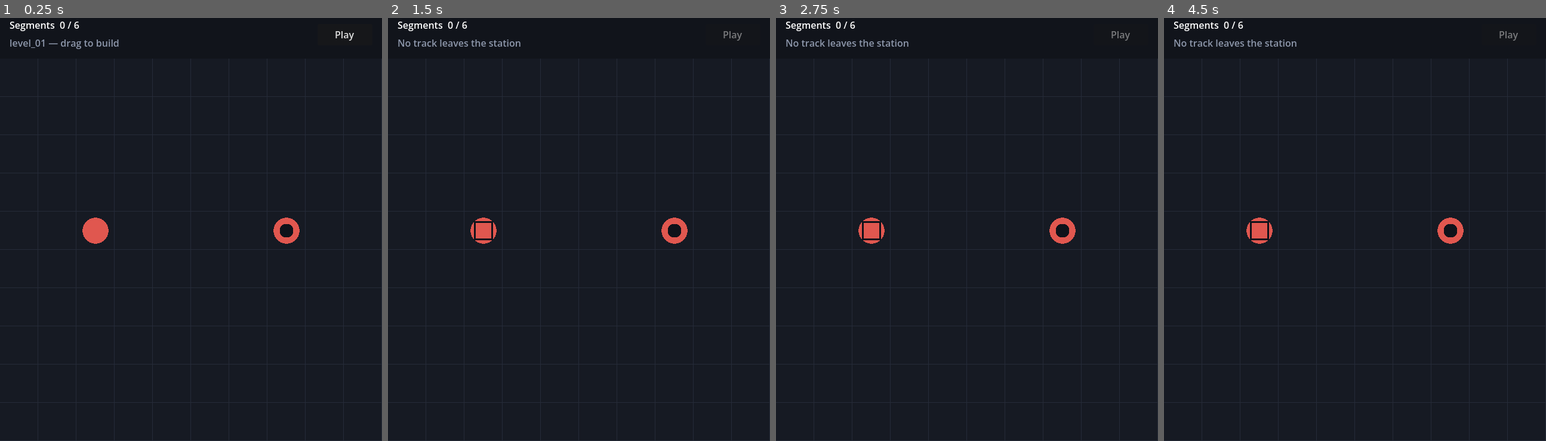
Above: before the commit, frames 1-4 (left to right).
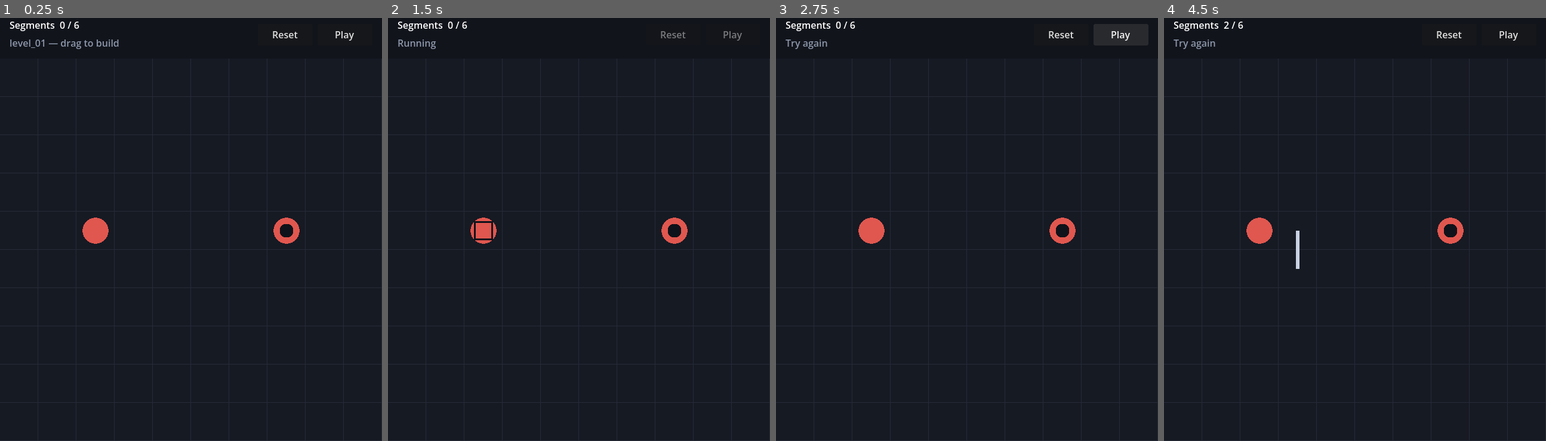
Above: after the commit, the same moments.

Repository: forestwow/movethetrack
Game: Godot game, scene res://scenes/Main.tscn
The game is run twice, just before and just after one commit, with the same random seed, the same clock (stepped at 60 frames per second) and the same inputs.
Inputs (mouse positions are in pixels of both pictures, inside the frame that each line leads up to):
- Up to frame 1 (0.25 s): no input
- Up to frame 2 (1.5 s): click "Play" (after the commit: "Reset") at 0.5 s; click (731, 34) at 1.25 s, where only the run after the commit has a clickable "Play"
- Up to frame 3 (2.75 s): click (1119, 34) at 2 s, where only the run before the commit has a clickable "Play"
- Up to frame 4 (4.5 s): click (1507, 34) at 2.75 s, where only the run after the commit has a clickable "Play"; tap Enter at 3.5 s; move the mouse to (1439, 204) at 3.52 s; hold Shift 3.53-4.25 s; click (1439, 204) at 3.67 s; drag from (1278, 246) to (1335, 309) at 4.27 s

The runs differ from the first frame. In frame 1, less than 0.1% of the frame differs, in the area x 71-78%, y 3-5%; in frame 2, 0.3%; in frame 3, 0.5%; in frame 4, 0.5%, in the area x 2-93%, y 0-60%.

Commit message:
Add a Reset button that clears the level's track
GridModel.clear_track() wipes every placed segment, frees the whole budget
and announces each cleared cell, leaving stations and obstacles in place.
Both buttons are disabled while the simulation runs.

Co-Authored-By: Claude Opus 5 <noreply@anthropic.com>
Claude-Session: https://claude.ai/code/session_016egZAVyjHVTkFun9UeYuH4

Diff:
--- a/core/grid.gd
+++ b/core/grid.gd
@@ -154,6 +154,13 @@
 	return not is_station(cell) and _edge_count(cell) >= MAX_EDGES_PER_CELL
 
 
+func clear_track() -> void:
+	var cleared := get_track_cells()
+	_edges.clear()
+	for cell in cleared:
+		track_changed.emit(cell)
+
+
 func _edge_towards(from: Vector2i, to: Vector2i) -> int:
 	for edge in TrackPiece.Edge.values():
 		if from + TrackPiece.direction(edge) == to:
--- a/scenes/hud.gd
+++ b/scenes/hud.gd
@@ -1,6 +1,7 @@
 extends CanvasLayer
 
 signal play_pressed
+signal reset_pressed
 
 const HEIGHT := 80
 const BAR := Color("#11141b")
@@ -8,6 +9,7 @@
 var _budget_label: Label
 var _status_label: Label
 var _play_button: Button
+var _reset_button: Button
 
 
 func _ready() -> void:
@@ -34,6 +36,13 @@
 	_play_button.pressed.connect(func(): play_pressed.emit())
 	add_child(_play_button)
 
+	_reset_button = Button.new()
+	_reset_button.text = "Reset"
+	_reset_button.position = Vector2(width - 208, 22)
+	_reset_button.size = Vector2(92, 36)
+	_reset_button.pressed.connect(func(): reset_pressed.emit())
+	add_child(_reset_button)
+
 
 func show_budget(used: int, total: int) -> void:
 	_budget_label.text = "Segments  %d / %d" % [used, total]
@@ -43,5 +52,6 @@
 	_status_label.text = text
 
 
-func set_play_enabled(enabled: bool) -> void:
+func set_buttons_enabled(enabled: bool) -> void:
 	_play_button.disabled = not enabled
+	_reset_button.disabled = not enabled
--- a/scenes/main.gd
+++ b/scenes/main.gd
@@ -31,6 +31,7 @@
 	_timer.wait_time = STEP_SECONDS
 	_timer.timeout.connect(_on_step)
 	hud.play_pressed.connect(_on_play_pressed)
+	hud.reset_pressed.connect(_on_reset_pressed)
 
 	for file_name in DirAccess.get_files_at(LEVELS_DIR):
 		if file_name.ends_with(".json"):
@@ -56,9 +57,14 @@
 
 func _enter_build_phase(status: String) -> void:
 	view.editable = true
-	hud.set_play_enabled(true)
+	hud.set_buttons_enabled(true)
 	hud.show_status(status)
 	_refresh_budget()
+
+
+func _on_reset_pressed() -> void:
+	grid.clear_track()
+	hud.show_status("Track cleared")
 
 
 func _on_track_changed(_cell: Vector2i) -> void:
@@ -73,7 +79,7 @@
 	_result = SimulationEngine.simulate(grid, level)
 	_step = 0
 	view.editable = false
-	hud.set_play_enabled(false)
+	hud.set_buttons_enabled(false)
 	hud.show_status("Running")
 	view.show_trains(_result.steps[0])
 	_timer.start()
--- a/tests/test_grid_model.gd
+++ b/tests/test_grid_model.gd
@@ -153,3 +153,29 @@
 	assert_eq(grid.get_stations().size(), 1)
 	assert_eq(grid.get_obstacles(), [Vector2i(5, 5)])
 	assert_eq(grid.get_track_cells(), [Vector2i(8, 8), Vector2i(8, 9)])
+
+
+func test_clear_track_removes_everything_and_frees_the_budget():
+	grid.add_station(Station.new("A", Vector2i(0, 0), "red", Station.Role.SOURCE))
+	grid.add_obstacle(Vector2i(5, 5))
+	grid.connect_cells(Vector2i(0, 0), Vector2i(0, 1))
+	grid.connect_cells(Vector2i(0, 1), Vector2i(0, 2))
+	grid.clear_track()
+	assert_eq(grid.get_track_cells(), [])
+	assert_eq(grid.get_used_budget(), 0)
+	assert_eq(grid.get_station_exits(Vector2i(0, 0)), [])
+	assert_eq(grid.get_stations().size(), 1)
+	assert_eq(grid.get_obstacles(), [Vector2i(5, 5)])
+
+
+func test_clear_track_announces_every_cleared_cell():
+	grid.connect_cells(Vector2i(0, 0), Vector2i(0, 1))
+	watch_signals(grid)
+	grid.clear_track()
+	assert_signal_emit_count(grid, "track_changed", 2)
+
+
+func test_clear_track_on_an_empty_grid_announces_nothing():
+	watch_signals(grid)
+	grid.clear_track()
+	assert_signal_not_emitted(grid, "track_changed")
Not shown, added: tools/play_check.gd.uid
